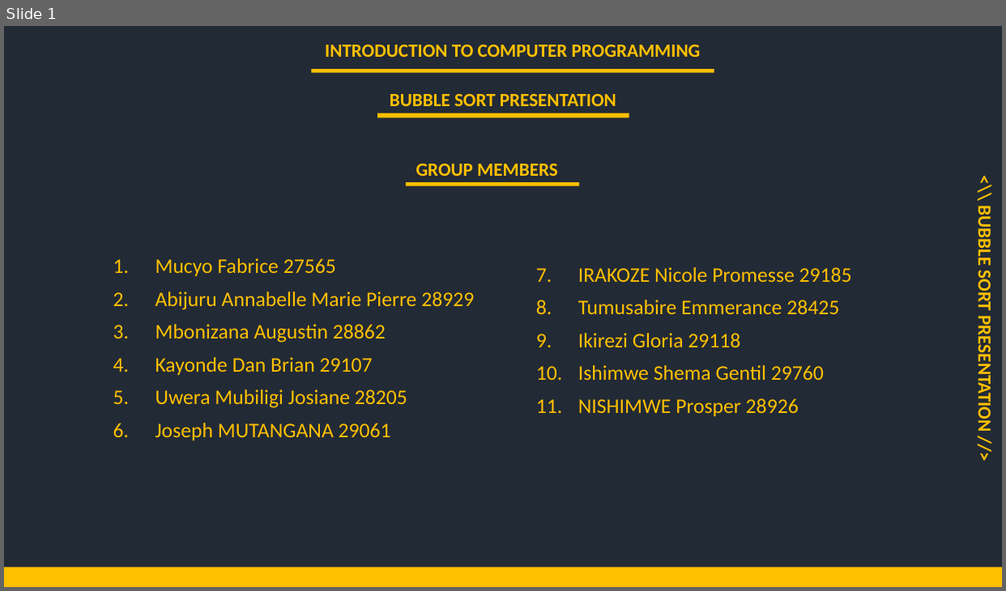
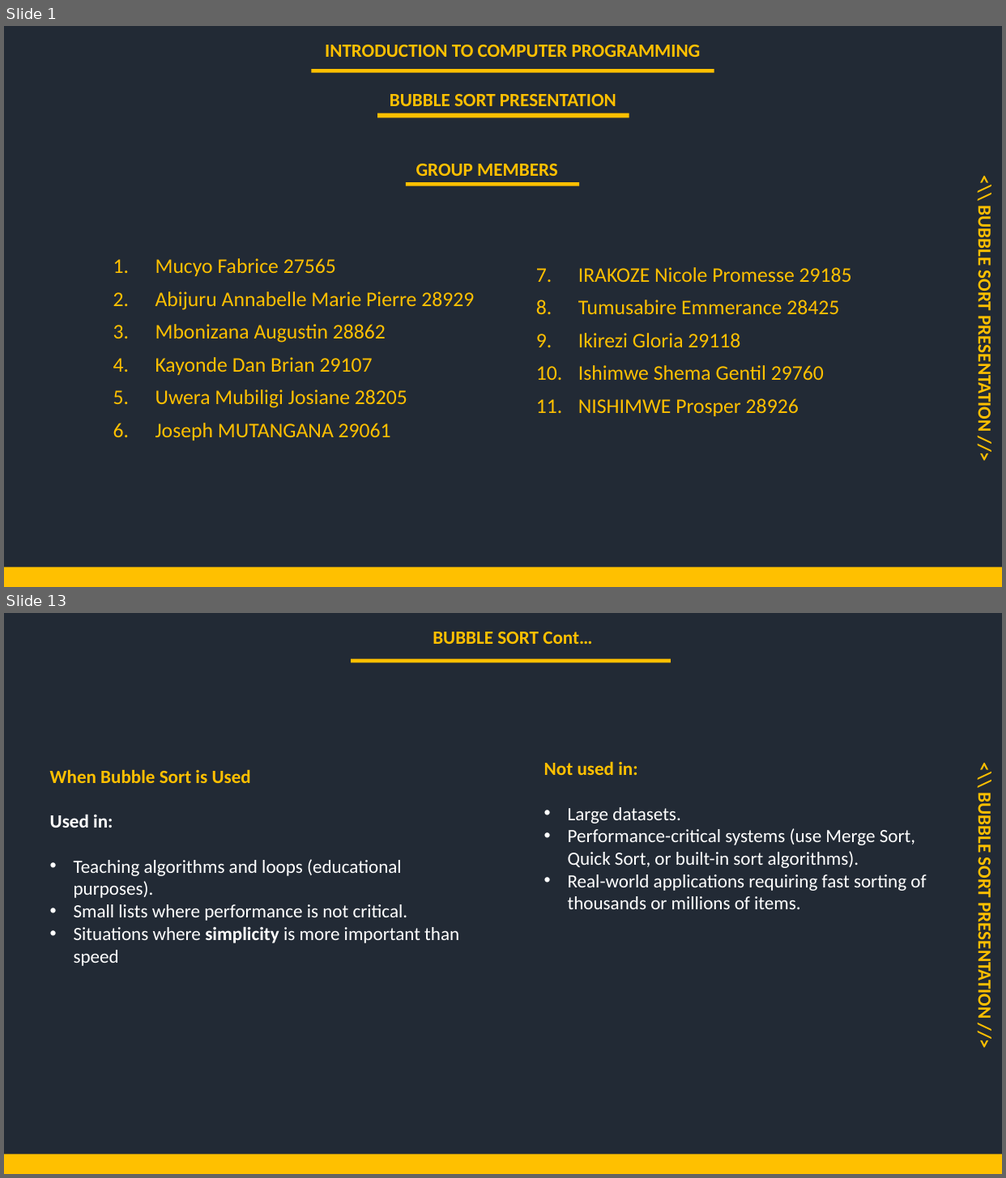
Before and after one commit to mutanganajoseph/Documents, a slide deck: auca/Sem-3/ICP/Assignment/Solution/Group4_Bubble_Sort_Presentation.pptx. Shown one above the other, each under a label of ours: slide 1 before the commit, slides 1 and 13 after it; the slides between them are not shown. The pictures are 1006x591 and 1006x1178 pixels, drawn with LibreOffice and Linux fonts; fonts in the diff are those of the drawing. Boxes give left, top, right and bottom in pixels: in the first picture for what was removed or moved away, otherwise in the second. Text is boxed around its words. In the diff, an @@ line names an element or a change of style, - is before the commit and + after.

```diff
--- a/auca/Sem-3/ICP/Assignment/Solution/Group4_Bubble_Sort_Presentation.pptx
+++ b/auca/Sem-3/ICP/Assignment/Solution/Group4_Bubble_Sort_Presentation.pptx
@@ slide 13 added at (4,613,1002,1174), background #222A35 @@
@@ text added at (432,632,592,644), 18 pt, text #FFC000, bold @@
+BUBBLE SORT Cont…
@@ rectangle added at (351,658,671,662), fill #FFC000 @@
@@ text added at (544,761,926,909), 18 pt, text #FFFFFF @@
+Not used in:
+• Large datasets.
+• Performance-critical systems (use Merge Sort, Quick Sort, or built-in sort algorithms).
+• Real-world applications requiring fast sorting of thousands or millions of items.
@@ text added at (974,798,996,1016), 18 pt, text #FFC000, bold @@
+<\\ BUBBLE SORT PRESENTATION //>
@@ text added at (50,814,459,966), 18 pt, text #FFFFFF @@
+When Bubble Sort is Used
+Used in:
+• Teaching algorithms and loops (educational purposes).
+• Small lists where performance is not critical.
+• Situations where simplicity is more important than speed
@@ rectangle added at (4,1154,1002,1174), fill #FFC000 @@
```
Also in this commit, not shown: 3 slides changed, 10 other slides added, 2 other files.
